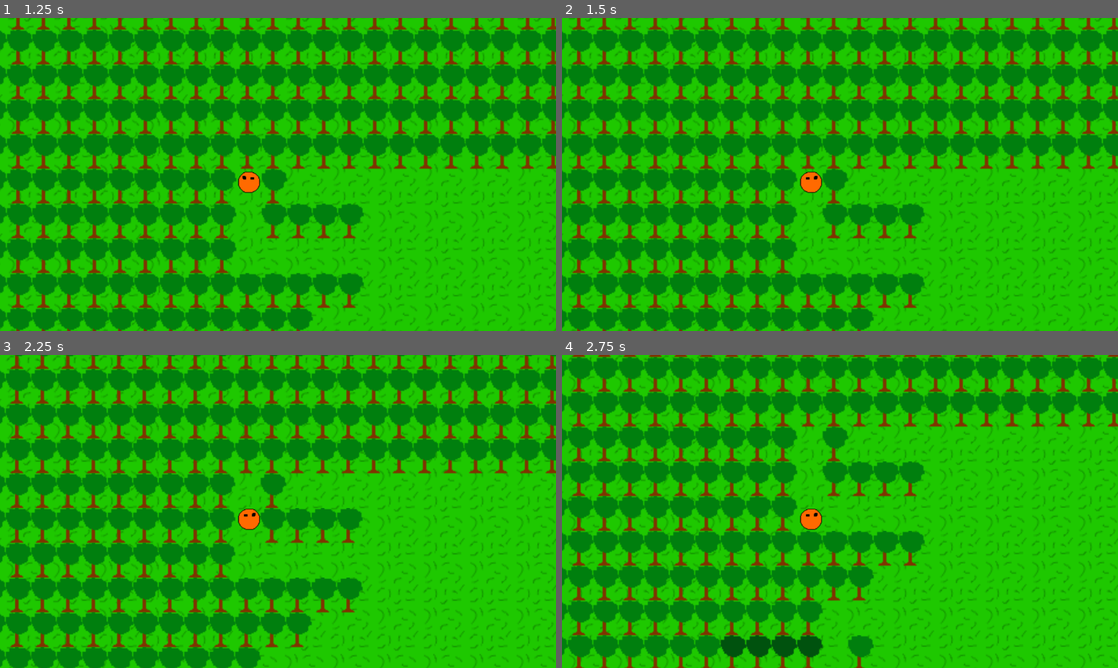
Above: before the commit, frames 1-4 (two rows, left to right).
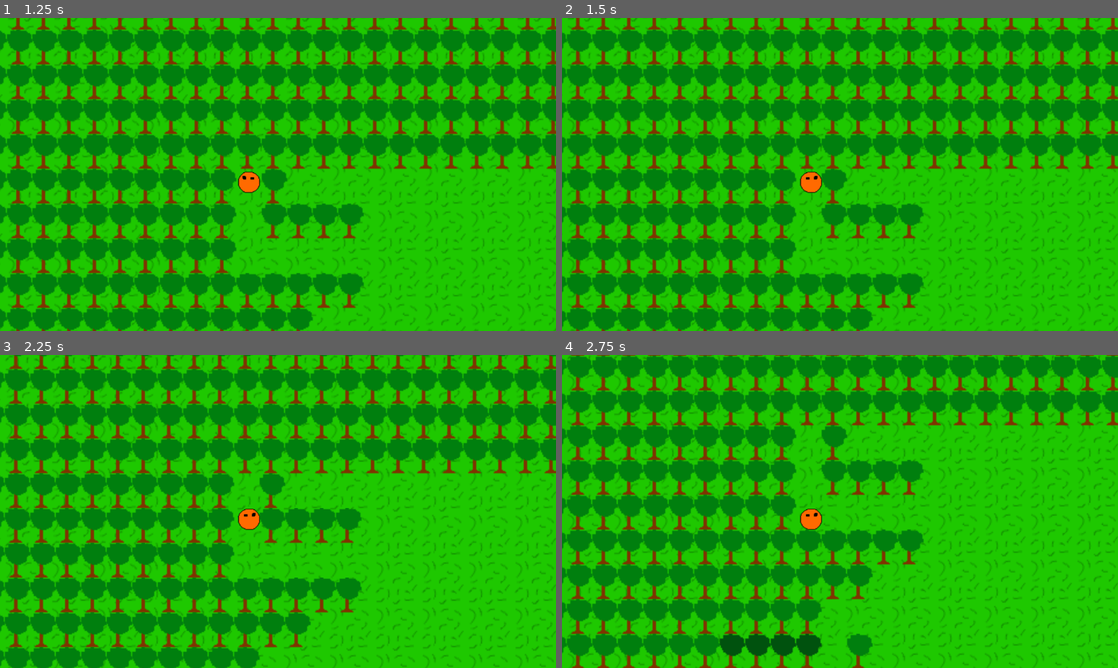
Above: after the commit, the same moments.

Repository: YCaTGameRT/SABox_World
Game: Godot game, scene res://scenes/main_menu.tscn
Two runs of this game, one before a commit and one after it. Both use one fixed random seed, a clock stepped at 60 frames per second and the inputs below.
Inputs (mouse positions are in pixels of both pictures, inside the frame that each line leads up to):
- Up to frame 1 (1.25 s): click (88, 146) at 0.5 s
- Up to frame 2 (1.5 s): tap Enter at 1.25 s; hold D (movement_right) from 1.28 s (still down)
- Up to frame 3 (2.25 s): tap Space at 2 s; release D (movement_right) at 2.03 s; hold S (movement_down) from 2.03 s (still down)
- Up to frame 4 (2.75 s): keep holding S (movement_down)

Frame 1 is identical in both runs. In frame 2, 9.5% of the frame differs, in the area x 0-100%, y 0-100%; in frame 3, 9.6%; in frame 4, 15%.

Commit message:
changed player collider

Diff:
--- a/scenes/sceneI.tscn
+++ b/scenes/sceneI.tscn
@@ -12,9 +12,6 @@
 [ext_resource type="Script" path="res://Scripts/River.gd" id="9_1lg83"]
 [ext_resource type="Texture2D" uid="uid://b3i8imtqsxk8c" path="res://Sprites/arrow_button.png" id="10_j2jhc"]
 
-[sub_resource type="CircleShape2D" id="CircleShape2D_2bqej"]
-radius = 39.3847
-
 [sub_resource type="RectangleShape2D" id="RectangleShape2D_7ud1v"]
 size = Vector2(67, 1500)
 
@@ -31,9 +28,10 @@
 scale = Vector2(2.46154, 2.46154)
 texture = ExtResource("2_mkeex")
 
-[node name="CollisionShape2D" type="CollisionShape2D" parent="CharacterBody2D"]
-position = Vector2(-106.339, 28.4444)
-shape = SubResource("CircleShape2D_2bqej")
+[node name="CollisionPolygon2D" type="CollisionPolygon2D" parent="CharacterBody2D"]
+position = Vector2(-121.185, 23.4444)
+scale = Vector2(1.48461, 1.3127)
+polygon = PackedVector2Array(0.871, -24.626, 17.719, -24.626, 28.562, -16.325, 34.271, -6.188, 34.271, 11.375, 28.57, 22.3821, 18.134, 30.408, 0.926, 30.408, -8.56998, 22.3821, -13.8757, 10, -13.8757, -5.47763, -9.207, -15.39)
 
 [node name="Camera2D" type="Camera2D" parent="CharacterBody2D"]
 position = Vector2(-7.87698, -3.05176e-05)
Not shown: 1 places in scenes/sceneI.tscn that only renumber resources
